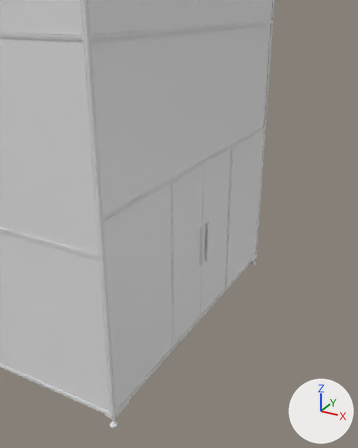
An edit to the FBX model Assets/Models/Line_Cage/Line_cage.fbx, drawn before and after from the same camera.
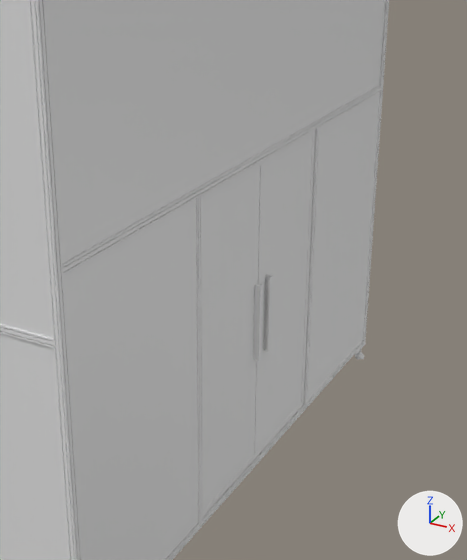
Old and new are each drawn from a camera (50 mm lens) standing at (3.816, -2.95, 2.354) and looking at (2.216, -0.041, 0.899) and again close up on the part from 20% to 86% of the width and 18% to 82% of the height. Lighting does not change. The marker at lower right points along +X, +Y and +Z. The first two pictures are the older version. Where no turn or scale is listed for an object, it has been applied to the vertices.

The older version as bpy lines, for what is in view:
```python
me_mesh_049 = bpy.data.meshes.new('Mesh.049')
me_mesh_049.from_pydata(...)  # 264 vertices, 236 faces; spans x -0.01..0.028, y -0.202..0.245, z -0.609..0.609
me_mesh_051 = bpy.data.meshes.new('Mesh.051')
me_mesh_051.from_pydata(...)  # 264 vertices, 236 faces; spans x -0.01..0.028, y -0.245..0.202, z -0.609..0.609
me_mesh_084 = bpy.data.meshes.new('Mesh.084')
me_mesh_084.from_pydata([(0.0, -1.16, 0.76), (0.0, -1.16, 0.76), (0.0, 1.16, 0.76), (0.0, -1.16, -0.76), (0.0, -1.16, -0.76), (0.0, 1.16, -0.76), (0.0, 1.16, -0.76), (0.0, 1.16, 0.76)], [], [(1, 0, 3, 4), (0, 1, 7, 2), (0, 2, 5, 3), (6, 4, 3, 5), (2, 7, 6, 5), (7, 1, 4, 6)])
ob_07_a_acryl_002 = bpy.data.objects.new('07_A_acryl.002', me_mesh_084)
ob_07_a_acryl_002.location = (2.39, 0.0, 2.152)
ob_door = bpy.data.objects.new('Door', me_mesh_049)
ob_door.location = (2.392, 0.202, 0.766)
ob_door_001 = bpy.data.objects.new('Door.001', me_mesh_051)
ob_door_001.location = (2.392, -0.203, 0.766)
# also in view: '07_A_frame_almi.048' at (2.39, 1.17, 1.526); '07_acryl.003' at (2.395, -0.817, 0.766); '07_A_frame_almi.007' at (2.39, 0.0, 0.141); '07_A_acryl' at (1.52, -1.174, 1.528); '07_A_frame_almi.029' at (2.39, -0.463, 0.765)
```
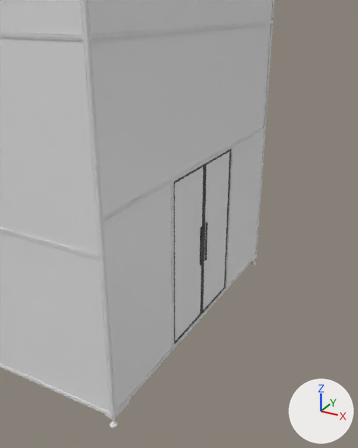
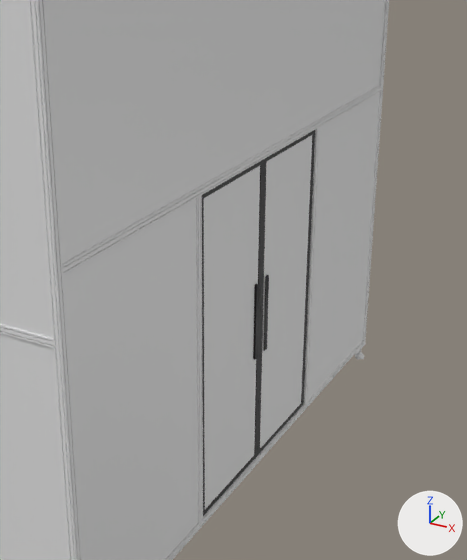
Changed parts and their boxes [x1, y1, x2, y2] in the close-ups (467 x 560 px; the box of a moved part takes in the faces that stretch with it):
part 1 of me_mesh_049, moved or reshaped
    before: [264, 275, 273, 352]
    after: [264, 275, 269, 351]
part 2 of me_mesh_049, recoloured
    both: [257, 130, 315, 456]
part 3 of me_mesh_051, moved or reshaped
    before: [253, 283, 264, 361]
    after: [253, 283, 260, 360]
part 4 of me_mesh_051, recoloured
    both: [202, 159, 264, 516]

The change, as a diff of the scene's bpy script:
```diff
--- a/Assets/Models/Line_Cage/Line_cage.fbx.py
+++ b/Assets/Models/Line_Cage/Line_cage.fbx.py
@@ mat_handles_black @@
+mat_handles_black = principled_material('Handles_Black')
+mat_handles_black.base_color = (0.0, 0.0, 0.0)  # black #000000
@@ me_mesh_049 @@
 # used by ob_door; location = (2.392, 0.202, 0.766)
-me_mesh_049.from_pydata(...)  # 264 vertices, 236 faces; spans x -0.01..0.028, y -0.202..0.245, z -0.609..0.609
+me_mesh_049.from_pydata(...)  # 264 vertices, 170 faces; spans x -0.01..0.011, y -0.202..0.245, z -0.609..0.609
+# me_mesh_049 part 1
+# 12 vertices are removed from x 0.008..0.028, y -0.171..-0.15, z -0.152..0.151
+# 130 faces are deleted
+# 12 vertices in x 0.019, y -0.176..-0.17, z -0.152..0.151 move by (-0.01, 0.0, 0.0)
+# 10 vertices in x 0.028, y -0.175..-0.151, z -0.152..0.151 move by (-0.017, 0.0, 0.0)
+# 8 vertices in x 0.026..0.027, y -0.176..-0.15, z -0.152..0.151 move by (-0.016, 0.0, 0.0)
+# 6 vertices in x 0.025..0.026, y -0.176..-0.156, z -0.152..0.151 move by (-0.015, 0.0, 0.0)
+# 4 vertices in x 0.015, y -0.156..-0.155, z -0.152..0.151 move by (-0.008, 0.0, 0.0)
+# 4 vertices in x 0.024, y -0.17..-0.155, z -0.152..0.151 move by (-0.014, 0.0, 0.0)
+# 14 vertices move from x 0.005..0.009, y -0.165..-0.15, z -0.152..0.151 to x 0.005..0.006, y -0.165..-0.15, z -0.152..0.151
+# 12 vertices are added at x 0.004..0.011, y -0.171..-0.15, z -0.152..0.151
+# 64 new faces join them
+# me_mesh_049 part 2: 106 faces spanning x -0.01..0.011, y -0.202..0.245, z -0.609..0.609 switch from no material to mat_handles_black (black #000000)
@@ me_mesh_051 @@
 # used by ob_door_001; location = (2.392, -0.203, 0.766)
-me_mesh_051.from_pydata(...)  # 264 vertices, 236 faces; spans x -0.01..0.028, y -0.245..0.202, z -0.609..0.609
+me_mesh_051.from_pydata(...)  # 264 vertices, 170 faces; spans x -0.01..0.012, y -0.245..0.202, z -0.609..0.609
+# me_mesh_051 part 3
+# 10 vertices are removed from x 0.014..0.028, y 0.15..0.17, z -0.152..0.151
+# 126 faces are deleted
+# 12 vertices in x 0.019, y 0.17..0.176, z -0.152..0.151 move by (-0.01, 0.0, 0.0)
+# 10 vertices in x 0.028, y 0.151..0.175, z -0.152..0.151 move by (-0.016, 0.0, 0.0)
+# 10 vertices in x 0.025..0.026, y 0.155..0.176, z -0.152..0.151 move by (-0.014, 0.0, 0.0)
+# 8 vertices in x 0.026..0.027, y 0.15..0.176, z -0.152..0.151 move by (-0.015, 0.0, 0.0)
+# 4 vertices in x 0.008, y 0.164..0.165, z -0.152..0.151 move by (-0.002, 0.0, 0.0)
+# 4 vertices in x 0.015, y 0.155..0.156, z -0.152..0.151 move by (-0.007, 0.0, 0.0)
+# 2 vertices move from x 0.009, y 0.164, z -0.152..0.151 to x 0.006, y 0.164, z -0.152..0.151
+# 10 vertices are added at x 0.008..0.012, y 0.15..0.17, z -0.152..0.151
+# 60 new faces join them
+# me_mesh_051 part 4: 110 faces spanning x -0.01..0.012, y -0.245..0.202, z -0.609..0.609 switch from no material to mat_handles_black (black #000000)
```
